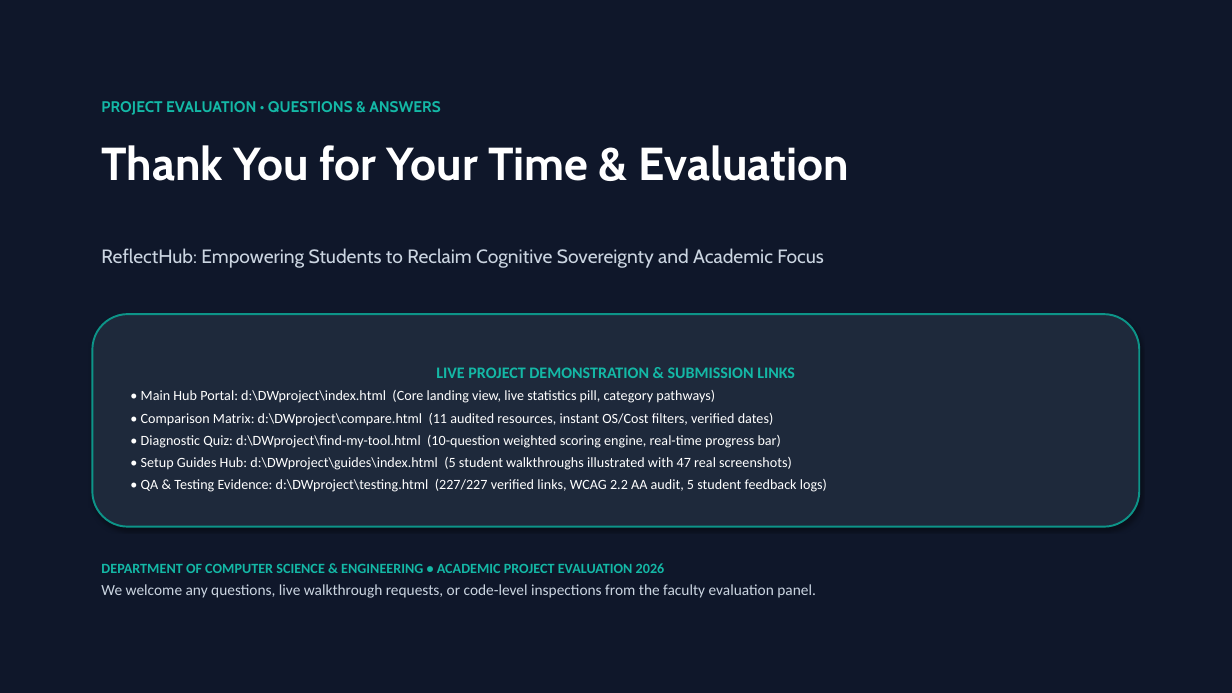
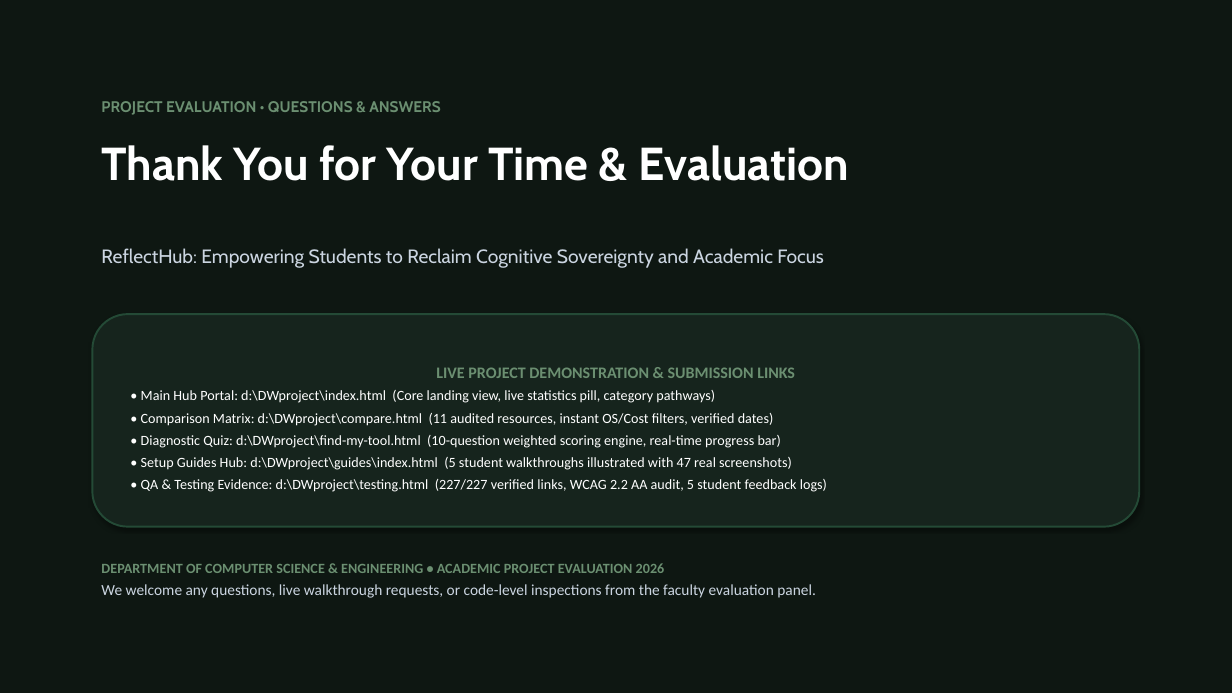
Before and after one commit to ruler1666/DWproject, a slide deck: slide 16 of ReflectHub_Executive_Presentation.pptx. Drawn at 1232x693 pixels with LibreOffice and Linux fonts; fonts in the diff are those of the drawing. Boxes give left, top, right and bottom in pixels: in the first picture for what was removed or moved away, otherwise in the second. Text is boxed around its words. In the diff, an @@ line names an element or a change of style, - is before the commit and + after.

Commit message:
feat(ui): redesign website with Sage Green, Cream, and Forest Green color palette
- Applied user-recommended organic digital wellness palette:
  * Main background: #F7F9F5 (Cream / Warm Off-White)
  * Primary buttons: #244A36 (Deep Forest Green)
  * Secondary elements: #6B8F71 (Earthy Sage Green)
  * Cards: #FFFFFF (Pure Crisp White)
  * Highlight sections: #EAF1E8 (Soft Sage Tint)
  * Main text: #243329 (Deep Charcoal Green, WCAG AAA 12.8:1)
  * Accent: #D6A85F (Warm Golden Sand / Honey Accent)
- Replaced bright multi-colored neon gradients (#7c3aed, #2563eb, #0284c7) with solid tones and serene sage/forest/gold accents
- Calmed shadows to soft, organic slate rgba(36, 51, 41, 0.06)
- Re-captured real website screenshots with the new design system
- Rebuilt both university evaluation PowerPoint decks with updated colors and screenshots

```diff
--- a/ReflectHub_Executive_Presentation.pptx
+++ b/ReflectHub_Executive_Presentation.pptx
@@ rectangle at (0,0,1232,693): fill #0F172A to #0E1712 @@
@@ text "PROJECT EVALUATION • QUESTIONS & ..." at (101,101,440,115): text colour #14B8A6 to #6B8F71 @@
@@ rounded rectangle "LIVE PROJECT DEMONSTRATION & SUBMISSION ..." at (92,314,1140,527): fill #1E293B to #16241D; outline #0D9488 1.5 pt to #244A36 1.5 pt @@
@@ text in rounded rectangle at (436,367,795,378): text colour #14B8A6 to #6B8F71 in "LIVE PROJECT DEMONSTRATION & SUBMISSION LINKS" @@
@@ text at (101,563,665,573): text colour #14B8A6 to #6B8F71 in "DEPARTMENT OF COMPUTER SCIENCE & ENGINEERING • ..." @@
```
Also in this commit, not shown: 15 other slides changed, 7 other files.
